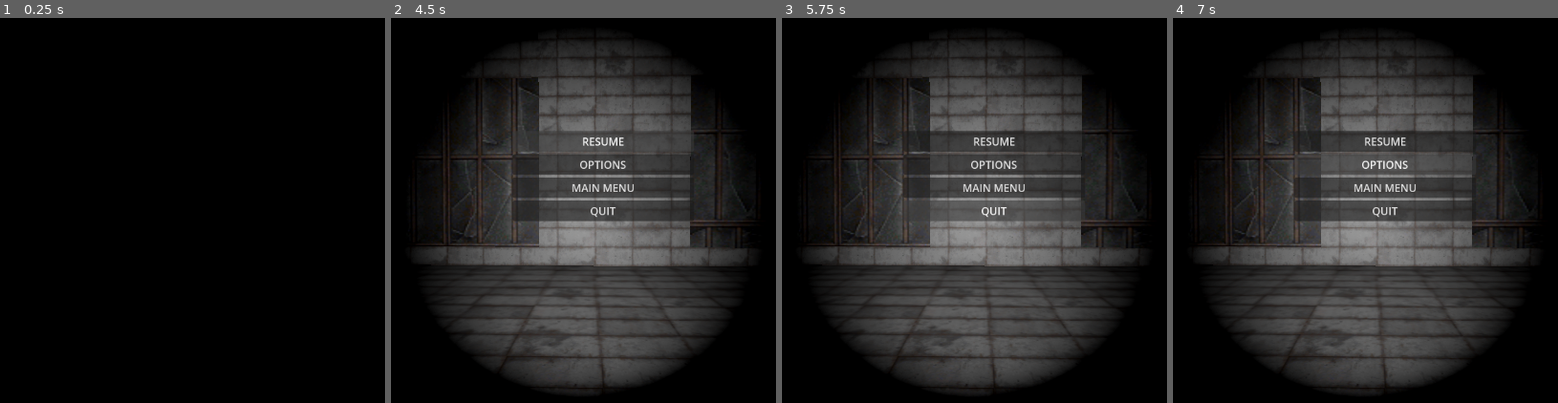
Above: before the commit, frames 1-4 (left to right).
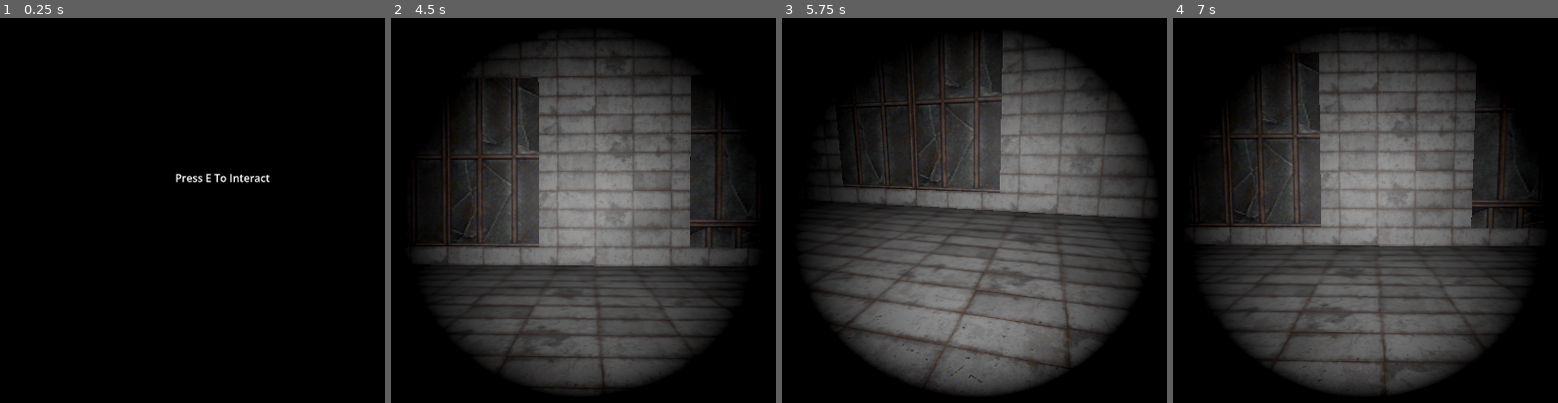
Above: after the commit, the same moments.

Repository: edclo74/The_Call
Game: Godot game, scene res://Scenes/player_movement.tscn
Two runs of this game, one before a commit and one after it. Both use one fixed random seed, a clock stepped at 60 frames per second and the inputs below. This scene is started directly instead of the project's main scene.
Inputs (mouse positions are in pixels of both pictures, inside the frame that each line leads up to):
- Up to frame 1 (0.25 s): no input
- Up to frame 2 (4.5 s): tap E at 0.5, 1.25, 2 s; move the mouse to (625, 210) at 0.52 s; hold W (move_forward) 0.53-4.25 s; tap F (flashlight) at 0.6, 2.1, 3.6 s; move the mouse to (545, 210) at 1.27 s; tap Shift (move_sprint) at 1.35, 2.85 s; move the mouse to (602, 202) at 2.02 s; tap Space at 2.75 s; move the mouse to (575, 218) at 2.77 s; tap Enter at 3.5 s; move the mouse to (641, 214) at 3.52 s; tap Escape (pause_menu) at 4.15 s; click "RESUME" at 4.25 s
- Up to frame 3 (5.75 s): tap Space at 5 s; move the mouse to (916, 206) at 5.02 s; hold W (move_forward) from 5.03 s (still down); tap Shift (move_sprint) at 5.1 s
- Up to frame 4 (7 s): release W (move_forward) at 5.75 s; click (1384, 187) at 5.75 s, where only the run before the commit has a clickable "MAIN MENU"; click (1384, 164) at 6.5 s, where only the run before the commit has a clickable "OPTIONS"

The runs differ from the first frame. In frame 1, 0.3% of the frame differs, in the area x 45-71%, y 40-43%; in frame 2, 7.8%; in frame 3, 34%, in the area x 6-97%, y 5-98%; in frame 4, 20%.

Commit message:
optimised menu, added the resume function

Diff:
--- a/Scenes/PlayerController.tscn
+++ b/Scenes/PlayerController.tscn
@@ -11,11 +11,28 @@
 [node name="CharacterBody3D" type="CharacterBody3D" unique_id=1351378724]
 script = ExtResource("1_eplni")
 
-[node name="PauseMenu" parent="." unique_id=234391712 instance=ExtResource("2_rrwoe")]
-mouse_filter = 2
+[node name="CanvasLayer" type="CanvasLayer" parent="." unique_id=506792744]
+
+[node name="PauseMenu" parent="CanvasLayer" unique_id=234391712 instance=ExtResource("2_rrwoe")]
+unique_name_in_owner = true
+
+[node name="BoxContainer" type="BoxContainer" parent="CanvasLayer" unique_id=748385092]
+offset_left = 550.0
+offset_top = 255.0
+offset_right = 683.0
+offset_bottom = 295.0
+
+[node name="Label" type="Label" parent="CanvasLayer/BoxContainer" unique_id=997178675]
+layout_mode = 2
+text = "Press E To Interact"
 
 [node name="Camera3D" type="Camera3D" parent="." unique_id=634130509]
 transform = Transform3D(-0.99650747, 0, -0.08350402, 0, 1, 0, 0.08350402, 0, -0.99650747, 0, 0.59604347, 0.5718729)
+
+[node name="SeeCast" type="RayCast3D" parent="Camera3D" unique_id=838013699]
+unique_name_in_owner = true
+transform = Transform3D(-0.99650735, 0, 0.09948296, 0, 1, 0, -0.08350401, 0, -1.1871945, -0.04775368, 0.0039565563, 0.56987554)
+target_position = Vector3(0, 0, 1.775)
 
 [node name="MeshInstance3D" type="MeshInstance3D" parent="." unique_id=1920706158]
 transform = Transform3D(1, 0, 0, 0, 1, 0, 0, 0, 1, -0.00010415912, -0.004111767, 0.0047706366)
@@ -34,7 +51,4 @@
 spot_angle = 33.897423
 script = ExtResource("2_crrsd")
 
-[node name="SeeCast" type="RayCast3D" parent="." unique_id=838013699]
-unique_name_in_owner = true
-transform = Transform3D(1, 0, 0, 0, 1, 0, 0, 0, 1.1913555, 0, 0.6, 0)
-target_position = Vector3(0, 0, 1.775)
+[editable path="CanvasLayer/PauseMenu"]
--- a/Scenes/player_movement.tscn
+++ b/Scenes/player_movement.tscn
@@ -47,7 +47,7 @@
 shape = SubResource("ConcavePolygonShape3D_yrei1")
 
 [node name="wall" type="MeshInstance3D" parent="." unique_id=1655884066]
-transform = Transform3D(-5.660625e-08, -1.295, 0, 1.2950001, -5.6606247e-08, 0, 0, 0, 1.295, 2.8314772, -1.7025725, -0.023921013)
+transform = Transform3D(-5.660625e-08, -1.295, 0, 1.2950001, -5.6606247e-08, 0, 0, 0, 1.295, 28.187996, -1.7025725, -0.023921013)
 mesh = SubResource("BoxMesh_k0mwo")
 
 [node name="StaticBody3D" type="StaticBody3D" parent="wall" unique_id=976008796]
@@ -55,8 +55,8 @@
 [node name="CollisionShape3D" type="CollisionShape3D" parent="wall/StaticBody3D" unique_id=842938710]
 shape = SubResource("ConcavePolygonShape3D_yrei1")
 
-[node name="paper" type="StaticBody3D" parent="." unique_id=1492204480]
-transform = Transform3D(1, 0, 0, 0, 1, 0, 0, 0, 1, -10.758522, 0, 0)
+[node name="paper" type="StaticBody3D" parent="." unique_id=1492204480 groups=["interactable"]]
+transform = Transform3D(1, 0, 0, 0, 1, 0, 0, 0, 1, -15.949063, -1.0927142, 0)
 
 [node name="MeshInstance3D" type="MeshInstance3D" parent="paper" unique_id=234736884]
 mesh = SubResource("CylinderMesh_4nywd")
--- a/character_body_3d.gd
+++ b/character_body_3d.gd
@@ -7,38 +7,51 @@
 @onready var flashlight = $Hand/SpotLight3D
 var sprint_speed = 2
 var mouse_sensitivity = 0.002
-@onready var menu_instance = $PauseMenu
-
-
-
+@onready var menu_instance = %PauseMenu
+var menu_on = false
 var camera_x_rotation = 0.0
 var target_velocity = Vector3.ZERO
 
 func _unhandled_input(event):
 	if event is InputEventMouseMotion and Input.get_mouse_mode() == Input.MOUSE_MODE_CAPTURED:
-		# Rotate body horizontally, camera vertically
-		rotate_y(-event.relative.x * mouse_sensitivity) #
-		# Accumulate and clamp vertical rotation
+		rotate_y(-event.relative.x * mouse_sensitivity)
 		camera_x_rotation -= event.relative.y * mouse_sensitivity
 		camera_x_rotation = clamp(camera_x_rotation, deg_to_rad(-70), deg_to_rad(80))
 		camera.rotation.x = camera_x_rotation
 
 func _ready():
+	menu_instance.resume.connect(unpause)
 	Input.set_mouse_mode(Input.MOUSE_MODE_CAPTURED)
 	menu_instance.hide()
+
+func unpause():
+	menu_instance.hide()
+	Input.set_mouse_mode(Input.MOUSE_MODE_CAPTURED)
 
 func _process(delta):
 	hand.rotation.y = camera_x_rotation
 	if Input.is_action_just_pressed("pause_menu"):
-		menu_instance.show()
-	#
+		menu_on = !menu_on
+		if menu_on:
+			menu_instance.show()
+			Input.set_mouse_mode(Input.MOUSE_MODE_VISIBLE)
+		else:
+			menu_instance.hide()
+			Input.set_mouse_mode(Input.MOUSE_MODE_CAPTURED)
+
+
+func _on_button_pressed():
+	print("Button was pressed!")
 
 func _physics_process(delta):
-
-
 	if %SeeCast.is_colliding():
 		var target = %SeeCast.get_collider()
-		print(target)
+		if target.has_method("interact"):
+			$CanvasLayer/BoxContainer/Label.show()
+			print("You can pickup this item!")
+		else:
+			$CanvasLayer/BoxContainer/Label.hide()
+
 	var direction = Vector3.ZERO
 	if Input.is_action_pressed("move_right"):
 		direction.x -= 1
@@ -53,7 +66,6 @@
 		direction = direction.normalized()
 		direction = basis * direction
 		if Input.is_action_pressed("move_sprint"):
-
 			direction *= sprint_speed
 
 	target_velocity.x = direction.x * speed
@@ -61,9 +73,6 @@
 
 	if not is_on_floor():
 		target_velocity.y = target_velocity.y - (fall_acceleration * delta)
+
 	velocity = target_velocity
 	move_and_slide()
-func toggle_menu():
-	Input.set_mouse_mode(Input.MOUSE_MODE_VISIBLE)
-	pass
-	menu_instance.visible = !menu_instance.visible
--- a/control.gd
+++ b/control.gd
@@ -1,10 +1,11 @@
 extends Control
 
 
-
+signal resume
 
 
 func _on_resume_pressed() -> void:
+	emit_signal("resume")
 	pass # Replace with function body.
 
 
--- a/pause_menu.tscn
+++ b/pause_menu.tscn
@@ -9,7 +9,6 @@
 anchor_bottom = 1.0
 grow_horizontal = 2
 grow_vertical = 2
-mouse_filter = 2
 script = ExtResource("1_hdmo1")
 
 [node name="pause_menu_box" type="VBoxContainer" parent="." unique_id=476150754]
